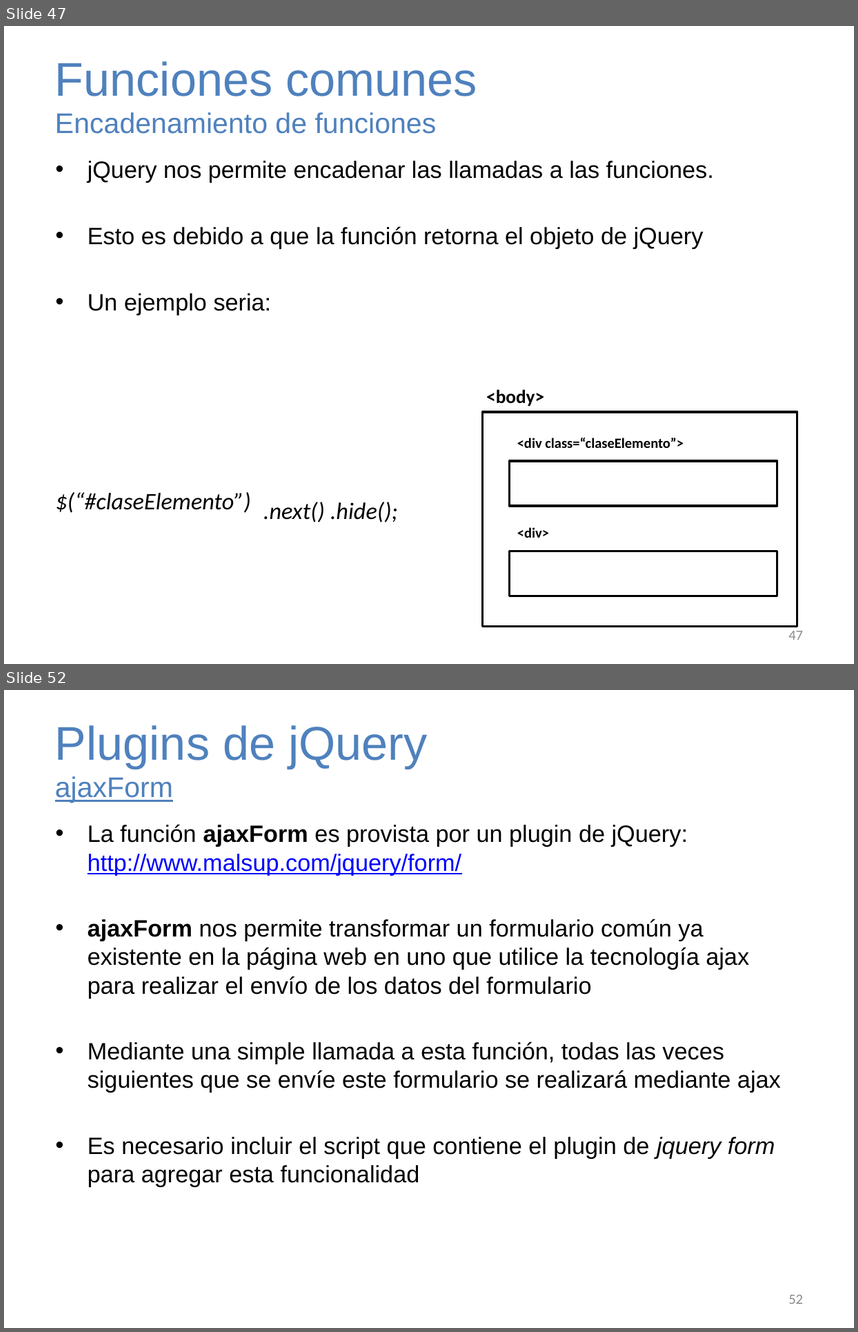
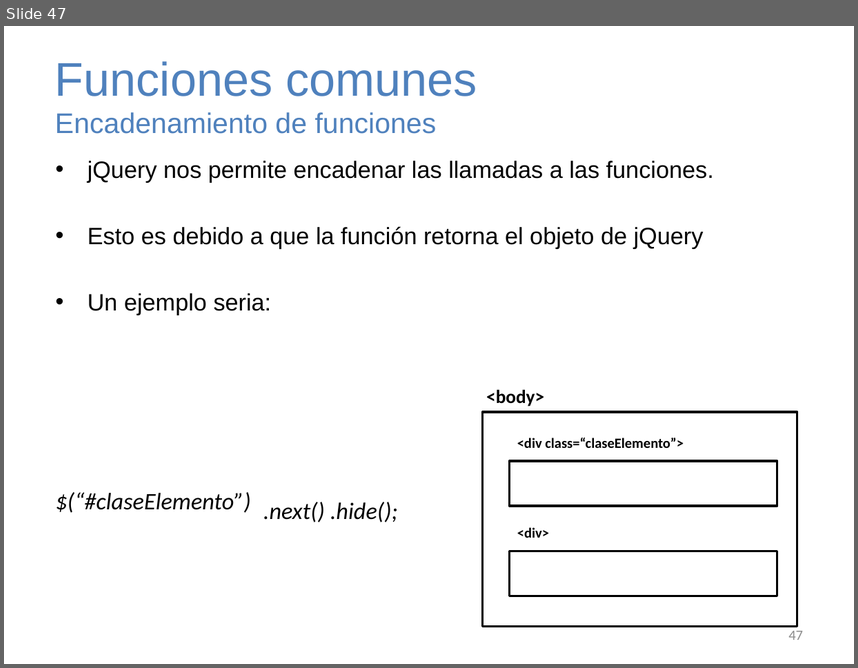
Before and after one commit to AlanNoboa/STKJavascriptJquery, a slide deck: Javascript y JQuery.pptx. Shown one above the other, each under a label of ours: slides 47 and 52 before the commit, slide 47 after it; the slides between them are not shown. The pictures are 858x1332 and 858x668 pixels, drawn with LibreOffice and Linux fonts; fonts in the diff are those of the drawing. Boxes give left, top, right and bottom in pixels: in the first picture for what was removed or moved away, otherwise in the second. Text is boxed around its words. In the diff, an @@ line names an element or a change of style, - is before the commit and + after.

```diff
--- a/Javascript y JQuery.pptx
+++ b/Javascript y JQuery.pptx
@@ slide 52 removed at [4,690,854,1328], background #FFFFFF @@
@@ title removed at [55,725,427,803] @@
-Plugins de jQuery
-ajaxForm
@@ text removed at [87,824,781,1187] @@
-• La función ajaxForm es provista por un plugin de jQuery: http://www.malsup.com/jquery/form/
-• ajaxForm nos permite transformar un formulario común ya existente en la página web en uno que utilice la tecnología ajax para realizar el envío de los datos del formulario
-• Mediante una simple llamada a esta función, todas las veces siguientes que se envíe este formulario se realizará mediante ajax
-• Es necesario incluir el script que contiene el plugin de jquery form para agregar esta funcionalidad
@@ page number removed at [789,1294,803,1303] @@
-52
```
Also in this commit, not shown: 1 slide changed, 9 other slides removed.
